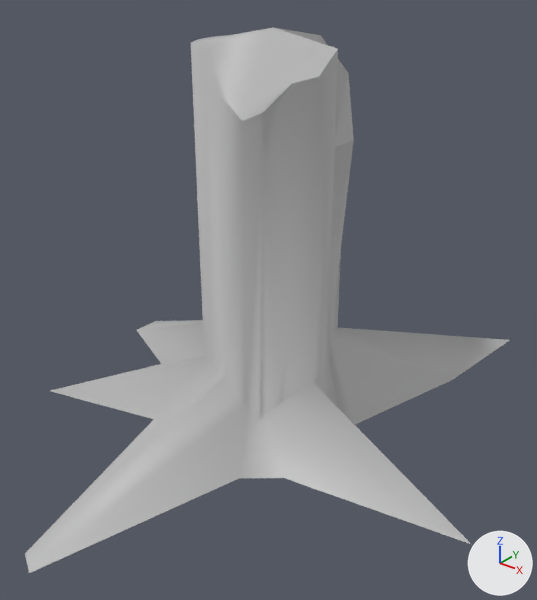
Before and after pictures for a commit that changed the FBX model MakeIt/Content/Environment/ChoppedTree.fbx.
The view is the same before and after, from a 50 mm lens placed at (2.31, -2.92, 2.27), pointed at (0.11, -0.17, 0.56). Lighting does not change. The marker at lower right points along +X, +Y and +Z. Where no turn or scale is listed for an object, it has been applied to the vertices.

Script lines for the objects in view, before the commit:
```python
me_mesh = bpy.data.meshes.new('Mesh')
me_mesh.from_pydata(...)  # 61 vertices, 60 faces; spans x -1.32..1.43, y -1.7..1.62, z -0.21..1.89
me_mesh.materials.append(mat_lambert1)  # grey #bcbcbc
ob_pcylinder3 = bpy.data.objects.new('pCylinder3', me_mesh)
ob_pcylinder3.location = (0.002, 0.0, 0.0)
```
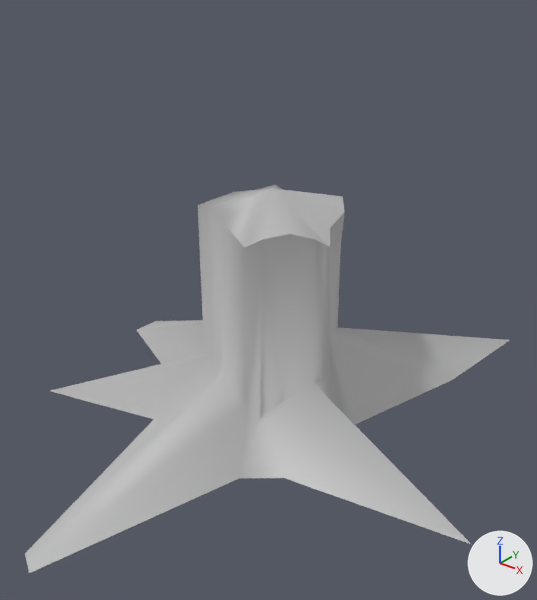
Commit message: Moved chop lower down tree

Diff of the bpy script that builds the scene:
```diff
--- a/MakeIt/Content/Environment/ChoppedTree.fbx.py
+++ b/MakeIt/Content/Environment/ChoppedTree.fbx.py
@@ me_mesh @@
 # used by ob_pcylinder3; location = (0.002, 0.0, 0.0)
-me_mesh.from_pydata(...)  # 61 vertices, 60 faces; spans x -1.32..1.43, y -1.7..1.62, z -0.21..1.89
+me_mesh.from_pydata(...)  # 61 vertices, 77 faces; spans x -1.32..1.43, y -1.7..1.62, z -0.21..1.1
+# me_mesh part 1
+# 7 vertices are removed from x -0.39..0.36, y 0.0..0.39, z 1.82..1.89
+# 12 faces are deleted
+# 3 vertices in x 0.0..0.17, y -0.39..-0.29, z 1.53..1.65 move by (0.0, 0.0, -0.61)
+# 11 vertices move from x -0.37..0.33, y -0.35..0.38, z 1.34..1.82 to x -0.33..0.33, y -0.35..0.38, z 0.92..1.05
+# 7 vertices are added at x -0.39..0.36, y 0.0..0.39, z 0.86..1.1
+# 29 new faces join them
 me_mesh.materials.append(mat_lambert1)
```

Boxes [x1, y1, x2, y2] around the edits, measured in the pictures (537 x 600 px):
'pCylinder3', reshaped (29% shorter): before [25, 27, 509, 573]; after [25, 185, 509, 573]
part 1 of me_mesh, built on: before [191, 27, 354, 417]; after [198, 185, 345, 417]
